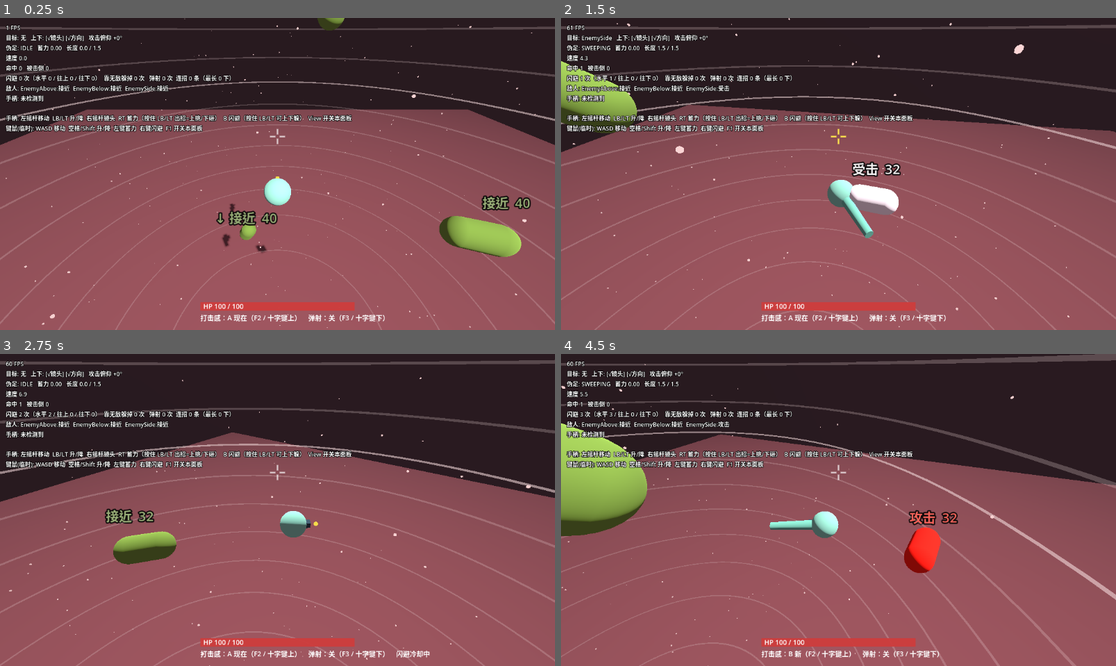
Above: before the commit, frames 1-4 (two rows, left to right).
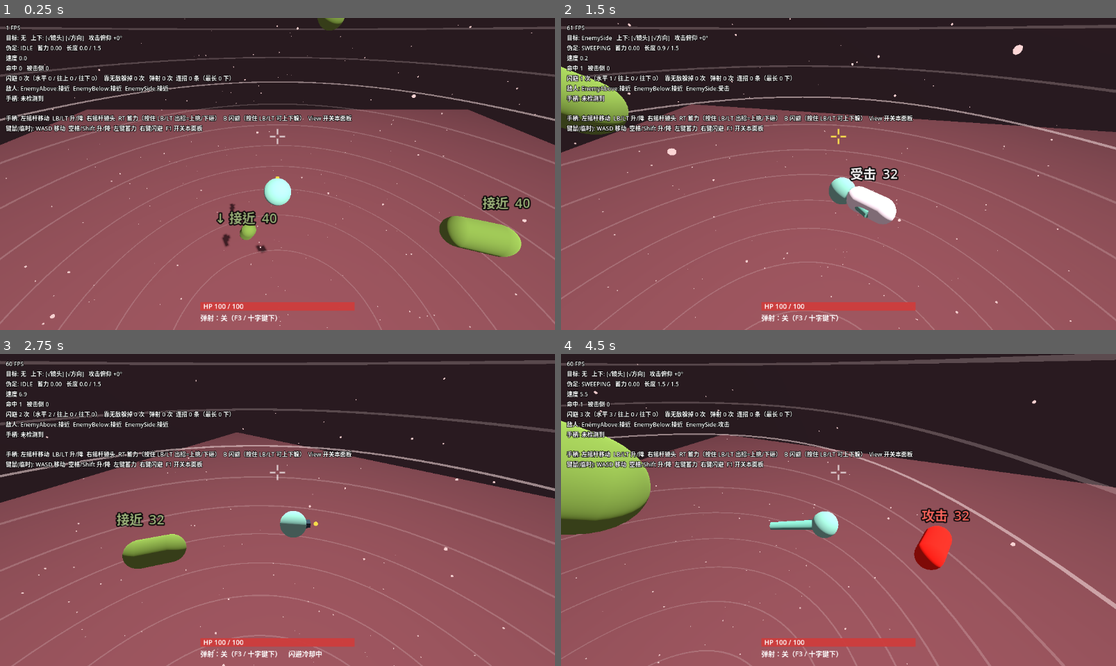
Above: after the commit, the same moments.

Repository: paddypasteur/cellgod
Game: Godot game, scene res://scenes/arena.tscn
Same seed, same stepped clock (60 frames per second), same inputs: the game is played once before the commit and once after it.
Inputs (mouse positions are in pixels of both pictures, inside the frame that each line leads up to):
- Up to frame 1 (0.25 s): no input
- Up to frame 2 (1.5 s): move the mouse to (960, 158) at 0.52 s; hold D (move_right) 0.53-1.28 s; hold Right mouse button (dodge) 0.53-1.28 s; click (960, 158) at 0.67 s; move the mouse to (727, 189) at 1.27 s; hold S (move_back) from 1.28 s (still down); click (727, 189) at 1.35 s
- Up to frame 3 (2.75 s): move the mouse to (333, 441) at 2.02 s; release S (move_back) at 2.03 s; hold D (move_right) from 2.03 s (still down); hold Right mouse button (dodge) from 2.03 s (still down)
- Up to frame 4 (4.5 s): move the mouse to (810, 572) at 2.77 s; release D (move_right) at 2.78 s; release Right mouse button (dodge) at 2.78 s; hold W (move_forward) 2.78-3.53 s; click (810, 572) at 2.85 s; move the mouse to (1005, 556) at 3.52 s; hold Right mouse button (dodge) 3.53-4.28 s; hold A (move_left) from 3.53 s (still down); tap F2 (cycle_preset, bound only before the commit) at 4.15 s; move the mouse to (672, 463) at 4.27 s; click (672, 463) at 4.35 s

The runs differ from the first frame. In frame 1, 0.4% of the frame differs, in the area x 36-70%, y 95-98%; in frame 2, 3.7%; in frame 3, 6.3%; in frame 4, 8.0%, in the area x 0-100%, y 0-100%.

Commit message:
打击感定为 B（删除 A、F2 与旧命中音）；弹射链新增 no_target 结束原因；记录试玩
Co-Authored-By: Claude Opus 5.5 <noreply@anthropic.com>

Diff:
--- a/scripts/autoload/input_setup.gd
+++ b/scripts/autoload/input_setup.gd
@@ -31,8 +31,7 @@
     _add_action(&"camera_down", [_joy_axis(JOY_AXIS_RIGHT_Y, 1.0)])
 
     _add_action(&"toggle_debug", [_key(KEY_F1), _joy_button(JOY_BUTTON_BACK)])
-    # A/B 预设切换（当前：打击感 A/B）和能力开关（当前：弹射），给开发者当场对比用
-    _add_action(&"cycle_preset", [_key(KEY_F2), _joy_button(JOY_BUTTON_DPAD_UP)])
+    # 能力开关（当前：弹射），给开发者当场对比用。以后有 A/B 在测时，F2 / 十字键上留给 A/B 切换
     _add_action(&"toggle_ability", [_key(KEY_F3), _joy_button(JOY_BUTTON_DPAD_DOWN)])
     # 闪避：手柄 B（类魂惯例），键鼠临时用右键
     _add_action(&"dodge", [_mouse(MOUSE_BUTTON_RIGHT), _joy_button(JOY_BUTTON_B)])
--- a/scripts/autoload/sfx.gd
+++ b/scripts/autoload/sfx.gd
@@ -1,7 +1,8 @@
 extends Node
 ## 原型占位音效：全部用代码合成，不引入音频文件（白盒阶段不加素材）。
 ## 音效算手感不算美术，所以现在就要有；但只求"能响、能分辨"，不求好听。
-## 四个音：swing 挥击、hit 命中、windup 敌人起手（3D 定位）、hurt 玩家受击。
+## 四个音：swing 挥击、hit_crisp 命中、windup 敌人起手（3D 定位）、hurt 玩家受击。
+## （旧的闷响命中音 hit 在 2026-11-27 打击感 A/B 后删除，在 9c20e91 里能找回）
 
 const MIX_RATE: int = 22050
 const POOL_SIZE: int = 6
@@ -9,7 +10,6 @@
 ## 各音效音量（分贝）
 var volumes: Dictionary = {
     &"swing": -8.0,
-    &"hit": -2.0,
     &"hit_crisp": -1.0,
     &"windup": -4.0,
     &"hurt": -3.0,
@@ -24,7 +24,6 @@
 
 func _ready() -> void:
     _streams[&"swing"] = _to_wav(_synth_swing())
-    _streams[&"hit"] = _to_wav(_synth_hit())
     _streams[&"hit_crisp"] = _to_wav(_synth_hit_crisp())
     _streams[&"windup"] = _to_wav(_synth_windup())
     _streams[&"hurt"] = _to_wav(_synth_hurt())
@@ -80,22 +79,6 @@
         lp += lerpf(0.5, 0.05, t) * (randf_range(-1.0, 1.0) - lp)
         var env: float = minf(t / 0.1, 1.0) * (1.0 - t)
         out[i] = lp * env * 2.5
-    return out
-
-
-## 闷响：快速下滑的低频正弦 + 开头一点噪声做"咔"
-func _synth_hit() -> PackedFloat32Array:
-    var n: int = int(0.16 * MIX_RATE)
-    var out := PackedFloat32Array()
-    out.resize(n)
-    var phase: float = 0.0
-    for i: int in n:
-        var t: float = float(i) / n
-        phase += TAU * (45.0 + 115.0 * exp(-t * 6.0)) / MIX_RATE
-        var s: float = sin(phase) * exp(-t * 5.0)
-        if float(i) / MIX_RATE < 0.008:
-            s += randf_range(-1.0, 1.0) * 0.6
-        out[i] = s
     return out
 
 
--- a/scripts/debug/playtest_logger.gd
+++ b/scripts/debug/playtest_logger.gd
@@ -17,7 +17,8 @@
 ##   attack    玩家出了一击；info = 蓄力值（≤0.25 算轻击），弹射的自动轻击 info 前面加 auto
 ##   hit       打中一个目标；info = 蓄力值
 ##   input     玩家按下攻击或闪避；info = 动作名（算"命中后到下一次输入的间隔"用）
-## preset 列 = 打击感 A/B；bounce 列 = 弹射能力开（1）/关（0）
+## preset 列 = 当时在测的 A/B（2026-11-27 打击感 A/B 结束后暂时为空）；bounce 列 = 弹射能力开（1）/关（0）
+##   chain 的结束原因 no_target = 窗口里推了方向按了攻击，但锥形里没目标（想弹没弹出来）
 
 @export var player: Player
 ## 关掉就不写文件
@@ -192,7 +193,7 @@
         "" if is_nan(rel_y) else "%.2f" % rel_y,
         "" if on_screen < 0 else str(on_screen),
         _threat_count(),
-        player.get_hit_feel_letter(),
+        "",
         info,
         1 if player.ability_chain_launch else 0,
     ])
--- a/scripts/player/player.gd
+++ b/scripts/player/player.gd
@@ -23,9 +23,6 @@
 signal bounce_arrived
 ## 发出一击（记录轻/重击频率用）。auto = 弹射到达后的自动轻击
 signal attack_launched(charge: float, auto: bool)
-
-## 打击感整体 A/B（策划 2026-11-27：四项捆成一个开关，开发者只回答"哪个更有劲"）
-const HIT_FEEL_NAMES: PackedStringArray = ["A 现在", "B 新"]
 
 enum PodState { IDLE, CHARGING, EXTENDING, SWEEPING, HOLDING, RETRACTING }
 
@@ -160,20 +157,20 @@
 ## 提前按下的闪避记住多久（秒）
 @export var dodge_buffer_time: float = 0.15
 
-@export_group("打击感（A/B）")
-## 0 = A（原来那套），1 = B（命中镜头抖 + 命中急停 + 脆命中音 + 轻击无伸出段）。F2 / 十字键上切换
-@export var hit_feel_preset: int = 0
-## B：命中时镜头抖动强度（0..1，镜头那边按平方换算成位移，所以小值几乎只有一丝）。
+@export_group("打击感")
+## 2026-11-27 A/B：原来那套 vs 下面四项（命中镜头抖、命中急停、脆命中音、轻击无伸出段），
+## 开发者选后者："B 好一点"；行为上出招频率翻倍、命中后到下一次按键从 265 ms 缩到 130 ms。旧那套已删除
+## 命中时镜头抖动强度（0..1，镜头那边按平方换算成位移，所以小值几乎只有一丝）。
 ## 必须远小于受击抖动（0.6）：轻击一秒可能命中好几次，每次都明显抖会晕
 @export_range(0.0, 1.0) var hit_shake_light: float = 0.12
 @export_range(0.0, 1.0) var hit_shake_heavy: float = 0.4
-## B：命中瞬间保留多少速度（0 = 完全刹停）。冲势被打断比被弹开更像砍到了实物
+## 命中瞬间保留多少速度（0 = 完全刹停）。冲势被打断比被弹开更像砍到了实物
 @export_range(0.0, 1.0) var hit_brake_keep: float = 0.15
-## B：命中后多久不吃移动输入、速度快速衰减（秒）
+## 命中后多久不吃移动输入、速度快速衰减（秒）
 @export var hit_brake_time: float = 0.08
-## B：蓄力不超过这个值的算轻击——轻击没有伸出段，刃在挥的过程中沿弧线成型
+## 蓄力不超过这个值的算轻击——轻击没有伸出段，刃在挥的过程中沿弧线成型
 @export_range(0.0, 1.0) var light_max_charge: float = 0.25
-## B：轻击挥扫开始时刃有多长（相对完整长度），挥到一半时长满
+## 轻击挥扫开始时刃有多长（相对完整长度），挥到一半时长满
 @export_range(0.1, 1.0) var light_form_start: float = 0.35
 
 @export_group("连招弹射")
@@ -261,6 +258,10 @@
 ## 本条链打过的敌人，不能再弹向它们（逼玩家规划路线）
 var _chain_visited: Array[int] = []
 
+## 窗口内推了方向、按了攻击，但锥形里没找到目标（这次会退回原地接招）。
+## 用来区分"不想弹"和"想弹但没弹出来"——后者多说明弹射难触发
+var _bounce_attempt_failed: bool = false
+
 ## B 预设：命中急停剩余时间
 var _brake_timer: float = 0.0
 ## B 预设：本次轻击的刃正在沿弧线成型（没有伸出段）
@@ -336,8 +337,6 @@
         _buffer_timer = input_buffer_time
     elif event.is_action_pressed(&"dodge"):
         _dodge_buffer = dodge_buffer_time
-    elif event.is_action_pressed(&"cycle_preset"):
-        hit_feel_preset = (hit_feel_preset + 1) % HIT_FEEL_NAMES.size()
     elif event.is_action_pressed(&"toggle_ability"):
         ability_chain_launch = not ability_chain_launch
         if not ability_chain_launch:
@@ -622,8 +621,10 @@
 ## 发出一击。auto = 弹射到达后的自动轻击：它属于当前连招链；玩家自己出的招则开始新的链
 func _launch_attack(charge: float, direction: Vector3, auto: bool) -> void:
     if not auto:
-        # 窗口里不指方向按攻击 = 原地接招，按规格这不是弹射，旧链到此结束
-        _end_chain("followup")
+        # 窗口里不指方向按攻击 = 原地接招，按规格这不是弹射，旧链到此结束。
+        # 推了方向但锥形里没目标的单独记成 no_target
+        _end_chain("no_target" if _bounce_attempt_failed else "followup")
+    _bounce_attempt_failed = false
     _auto_attack = auto
     _attack_hit_any = false
     _bounce_window = 0.0
@@ -643,9 +644,9 @@
     if swing_alternate:
         _swing_side = -_swing_side
     attack_launched.emit(charge, auto)
-    _light_forming = is_hit_feel_b() and charge <= light_max_charge
+    _light_forming = charge <= light_max_charge
     if _light_forming:
-        # B 的轻击：聚合与挥击合并，没有"先伸后挥"，出手即到位。重击仍然走伸出段（风险住在那里）
+        # 轻击：聚合与挥击合并，没有"先伸后挥"，出手即到位。重击仍然走伸出段（风险住在那里）
         _pod_length = _target_length * light_form_start
         _pod_state = PodState.SWEEPING
         _play_sfx(&"swing", lerpf(1.15, 0.8, _attack_charge))
@@ -653,10 +654,6 @@
             _enter_hold()
     else:
         _pod_state = PodState.EXTENDING
-
-
-func is_hit_feel_b() -> bool:
-    return hit_feel_preset == 1
 
 
 func _enter_hold() -> void:
@@ -683,18 +680,15 @@
         hit_landed.emit(target, _attack_charge)
     var first_hit_of_attack: bool = not _attack_hit_any
     _on_chain_hit(target)
-    if is_hit_feel_b():
-        _play_sfx(&"hit_crisp", lerpf(1.15, 0.8, _attack_charge))
-        # 命中也抖镜头，但远小于受击，且随蓄力缩放：轻击几乎只有一丝，重击才明显
-        var cam := get_viewport().get_camera_3d() as FollowCamera
-        if cam != null:
-            cam.add_shake(lerpf(hit_shake_light, hit_shake_heavy, _attack_charge))
-        # 命中急停：一击只刹一次，一刀扫中多个时不重复刹
-        if first_hit_of_attack and not _bouncing:
-            velocity *= hit_brake_keep
-            _brake_timer = hit_brake_time
-    else:
-        _play_sfx(&"hit", lerpf(1.2, 0.75, _attack_charge))
+    _play_sfx(&"hit_crisp", lerpf(1.15, 0.8, _attack_charge))
+    # 命中也抖镜头，但远小于受击，且随蓄力缩放：轻击几乎只有一丝，重击才明显
+    var cam := get_viewport().get_camera_3d() as FollowCamera
+    if cam != null:
+        cam.add_shake(lerpf(hit_shake_light, hit_shake_heavy, _attack_charge))
+    # 命中急停：一击只刹一次，一刀扫中多个时不重复刹
+    if first_hit_of_attack and not _bouncing:
+        velocity *= hit_brake_keep
+        _brake_timer = hit_brake_time
     # 按路径取 autoload 而不是直接写 HitStop：单脚本语法检查不加载 autoload，
     # 直接引用会让 --check-only 报"找不到标识符"
     var hit_stop: Node = get_node_or_null(^"/root/HitStop")
@@ -846,6 +840,7 @@
         return
     var target: Node3D = _find_bounce_target(wish.normalized())
     if target == null:
+        _bounce_attempt_failed = true
         return
     _buffer_timer = 0.0
     _bounce_window = 0.0
@@ -934,6 +929,8 @@
 
 func _end_chain(reason: String) -> void:
     _bounce_window = 0.0
+    if reason != "no_target" and reason != "followup":
+        _bounce_attempt_failed = false
     if not _chain_active:
         return
     _chain_active = false
@@ -979,20 +976,12 @@
     return _dodge_timer > 0.0
 
 
-## 血条下面那行提示：两个开关的当前状态常驻（试玩时开发者要知道自己在玩哪个组合），闪避冷却中再加一句
+## 血条下面那行提示：弹射开关状态常驻（试玩时开发者要知道自己在玩哪种），闪避冷却中再加一句
 func get_hud_hint() -> String:
-    var hint: String = "打击感：%s（F2 / 十字键上）    弹射：%s（F3 / 十字键下）" % [
-        HIT_FEEL_NAMES[clampi(hit_feel_preset, 0, HIT_FEEL_NAMES.size() - 1)],
-        "开" if ability_chain_launch else "关",
-    ]
+    var hint: String = "弹射：%s（F3 / 十字键下）" % ("开" if ability_chain_launch else "关")
     if _dodge_cooldown_timer > 0.0:
         hint += "    闪避冷却中"
     return hint
-
-
-## 试玩记录用
-func get_hit_feel_letter() -> String:
-    return HIT_FEEL_NAMES[clampi(hit_feel_preset, 0, HIT_FEEL_NAMES.size() - 1)].substr(0, 1)
 
 
 ## 敌人攻击命中时调用。返回 false 表示处于无敌时间、这一下没生效
--- a/tests/hit_feel_smoke.gd
+++ b/tests/hit_feel_smoke.gd
@@ -1,7 +1,8 @@
 extends SceneTree
-## 打击感 A/B 冒烟测试（无界面）。正前方 2 米冻住一只敌人，分别在 A、B 下轻击和重击它。
-## 检查：B 轻击没有伸出段、命中会抖镜头、命中会急停；B 重击仍有伸出段；A 命中不抖镜头；
-##       弹射默认关闭时命中不开窗口；B 的命中音已合成。
+## 打击感冒烟测试（无界面）。正前方 2 米冻住一只敌人，轻击和重击它。
+## 检查：轻击没有伸出段、命中会抖镜头、命中会急停；重击仍有伸出段且抖得更明显；
+##       弹射默认关闭时命中不开窗口；命中音已合成。
+## （2026-11-27 打击感 A/B 选定 B，A 已删除，这里只测现在这一套）
 ## 用法：godot --headless --path . -s tests/hit_feel_smoke.gd
 
 var _frame: int = 0
@@ -51,8 +52,7 @@
 
 
 ## 开始一次攻击：按住 hold_frames 帧后松开。同时推着前进，用来检验命中急停
-func _start_attack(preset: int, hold_frames: int) -> void:
-    _p.hit_feel_preset = preset
+func _start_attack(hold_frames: int) -> void:
     _enemy.global_position = Vector3(0.0, 0.0, -2.2)
     _enemy.health = _enemy.max_health
     _p.global_position = Vector3.ZERO
@@ -93,37 +93,30 @@
         _enemy.set_physics_process(false)
         _check("弹射默认关闭", not _p.ability_chain_launch)
         var sfx: Node = root.get_node_or_null(^"Sfx")
-        _check("B 的命中音已合成", sfx != null and (sfx.get("_streams") as Dictionary).has(&"hit_crisp"))
+        _check("命中音已合成", sfx != null and (sfx.get("_streams") as Dictionary).has(&"hit_crisp"))
     if _frame < 60:
         return false
 
     match _phase:
         0:
             Input.action_press(&"move_forward")
-            _start_attack(1, 3)
+            _start_attack(3)
             _phase = 1
         1:
             if _track_attack():
-                _check("B 轻击：没有伸出段", not _states_seen.has("EXTENDING"), " -> ".join(_states_seen))
-                _check("B 轻击：打中", _hit_seen_this_attack)
-                _check("B 轻击：命中抖镜头（很小）", _trauma_at_hit > 0.0 and _trauma_at_hit < 0.3, "trauma=%.2f" % _trauma_at_hit)
-                _check("B：命中急停", _speed_after_hit < _speed_before_hit * 0.5,
+                _check("轻击：没有伸出段", not _states_seen.has("EXTENDING"), " -> ".join(_states_seen))
+                _check("轻击：打中", _hit_seen_this_attack)
+                _check("轻击：命中抖镜头（很小）", _trauma_at_hit > 0.0 and _trauma_at_hit < 0.3, "trauma=%.2f" % _trauma_at_hit)
+                _check("命中急停", _speed_after_hit < _speed_before_hit * 0.5,
                     "命中前 %.2f → 命中后 %.2f 米/秒" % [_speed_before_hit, _speed_after_hit])
-                _check("B：命中不开弹射窗口（能力关）", _p._bounce_window <= 0.0)
-                print("     B 轻击：按下到开始挥 %.0f ms" % ((_sweep_frame - _press_frame) * 1000.0 / 60.0))
-                _start_attack(1, 40)
+                _check("命中不开弹射窗口（能力关）", _p._bounce_window <= 0.0)
+                print("     轻击：按下到开始挥 %.0f ms" % ((_sweep_frame - _press_frame) * 1000.0 / 60.0))
+                _start_attack(40)
                 _phase = 2
         2:
             if _track_attack():
-                _check("B 重击：保留伸出段", _states_seen.has("EXTENDING"), " -> ".join(_states_seen))
-                _check("B 重击：抖得比轻击明显", _trauma_at_hit > 0.3, "trauma=%.2f" % _trauma_at_hit)
-                _start_attack(0, 3)
-                _phase = 3
-        3:
-            if _track_attack():
-                _check("A 轻击：仍有伸出段", _states_seen.has("EXTENDING"), " -> ".join(_states_seen))
-                _check("A：命中不抖镜头", _hit_seen_this_attack and _trauma_at_hit <= 0.0, "trauma=%.2f" % _trauma_at_hit)
-                print("     A 轻击：按下到开始挥 %.0f ms" % ((_sweep_frame - _press_frame) * 1000.0 / 60.0))
+                _check("重击：保留伸出段", _states_seen.has("EXTENDING"), " -> ".join(_states_seen))
+                _check("重击：抖得比轻击明显", _trauma_at_hit > 0.3, "trauma=%.2f" % _trauma_at_hit)
                 Input.action_release(&"move_forward")
                 return true
     return false
Not shown, added: tests/hit_feel_smoke.gd.uid
Not shown, changed: docs/INBOX.md
Not shown, changed: docs/PLAYTEST.md
Not shown, changed: docs/STATE.md
